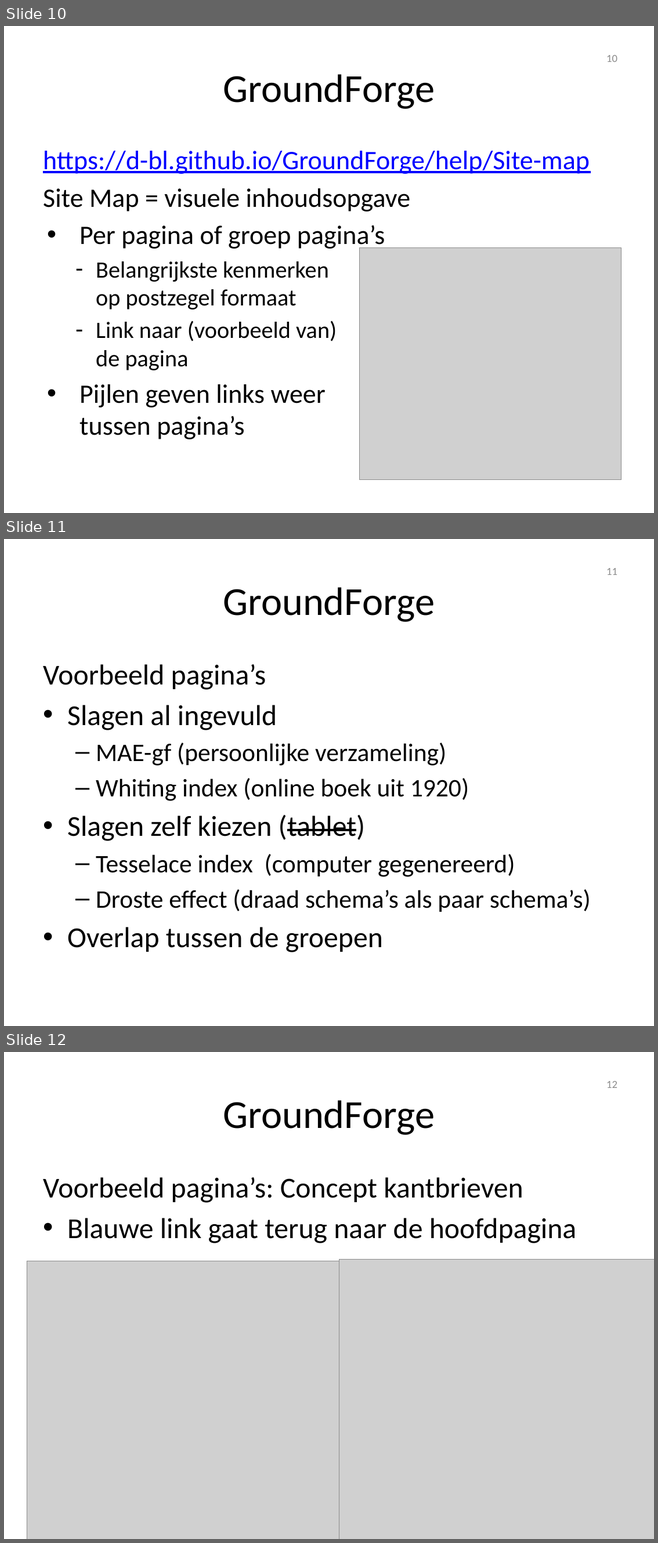
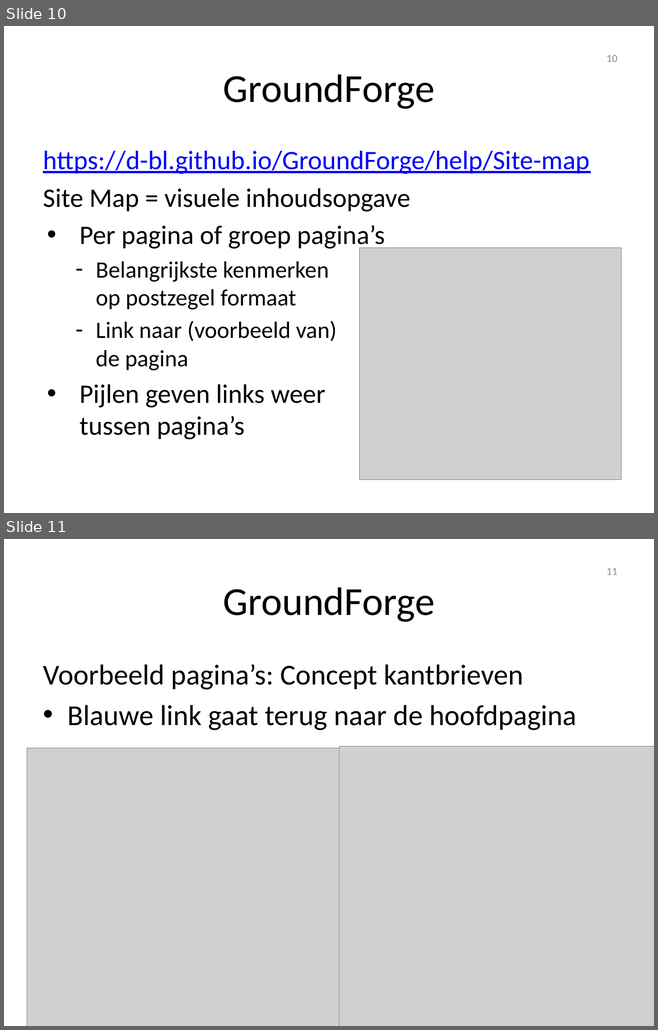
Before and after one commit to d-bl/GroundForge-help, a slide deck: docs/help/NL.pptx. Shown one above the other, each under a label of ours: slides 10, 11 and 12 before the commit, slides 10 and 11 after it. The pictures are 658x1543 and 658x1030 pixels, drawn with LibreOffice and Linux fonts; fonts in the diff are those of the drawing; grey boxes stand for pictures; background and template pictures are left out. Boxes give left, top, right and bottom in pixels: in the first picture for what was removed or moved away, otherwise in the second. Text is boxed around its words. In the diff, an @@ line names an element or a change of style, - is before the commit and + after.

```diff
--- a/docs/help/NL.pptx
+++ b/docs/help/NL.pptx
@@ slide 11 removed at (4, 539, 654, 1026), background #FFFFFF @@
@@ page number removed at (606, 568, 617, 575) @@
-11
@@ title removed at (223, 587, 434, 622) @@
-GroundForge
@@ text removed at (43, 664, 590, 953) @@
-Voorbeeld pagina’s
-• Slagen al ingevuld
-  – MAE-gf (persoonlijke verzameling)
-  – Whiting index (online boek uit 1920)
-• Slagen zelf kiezen (tablet)
-  – Tesselace index (computer gegenereerd)
-  – Droste effect (draad schema’s als paar schema’s)
-• Overlap tussen de groepen
@@ what was slide 12 is now slide 11 @@
@@ page number at (606, 568, 617, 575): text changed @@
-12
+11
```
Also in this commit, not shown: 4 slides changed, 1 other file.
